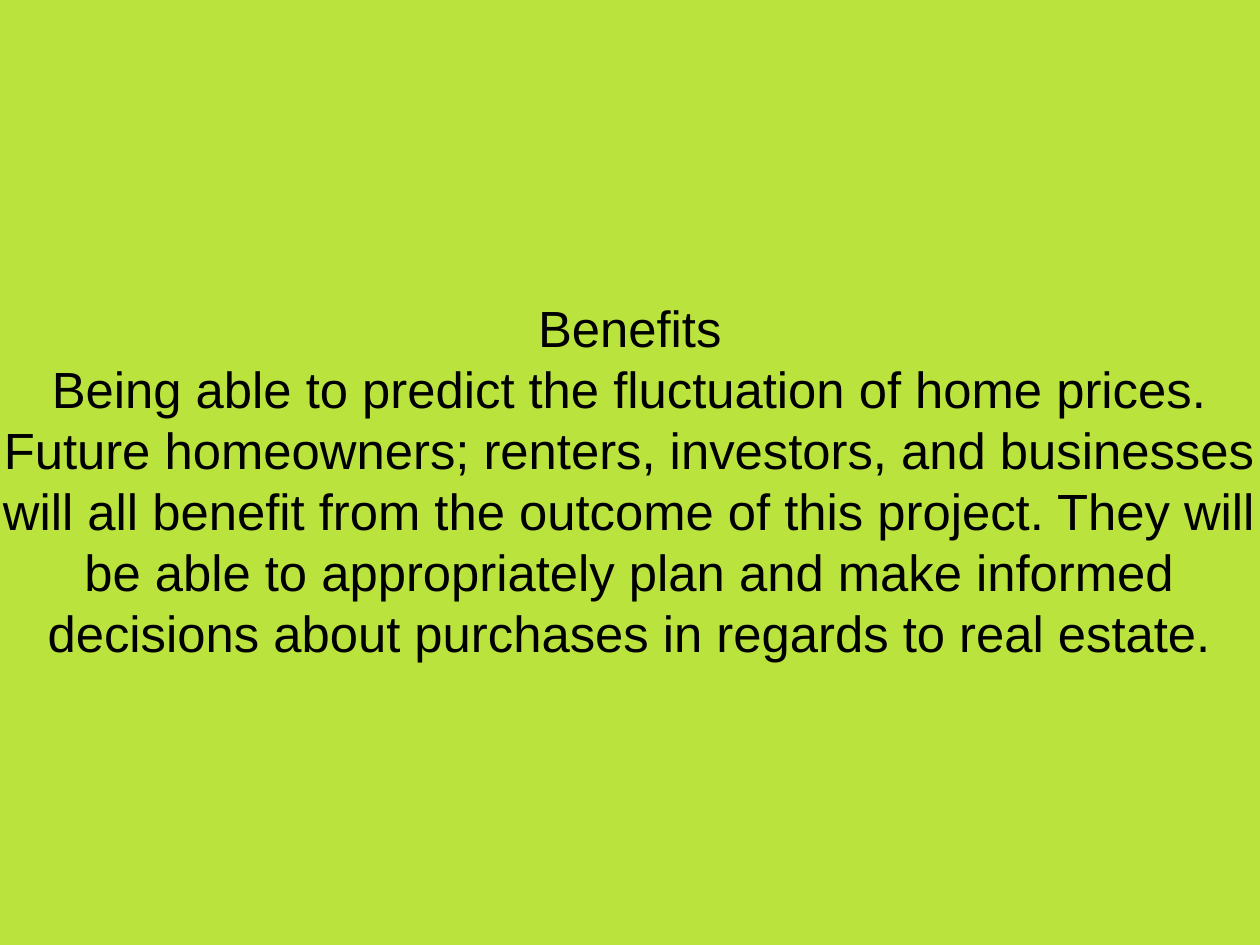
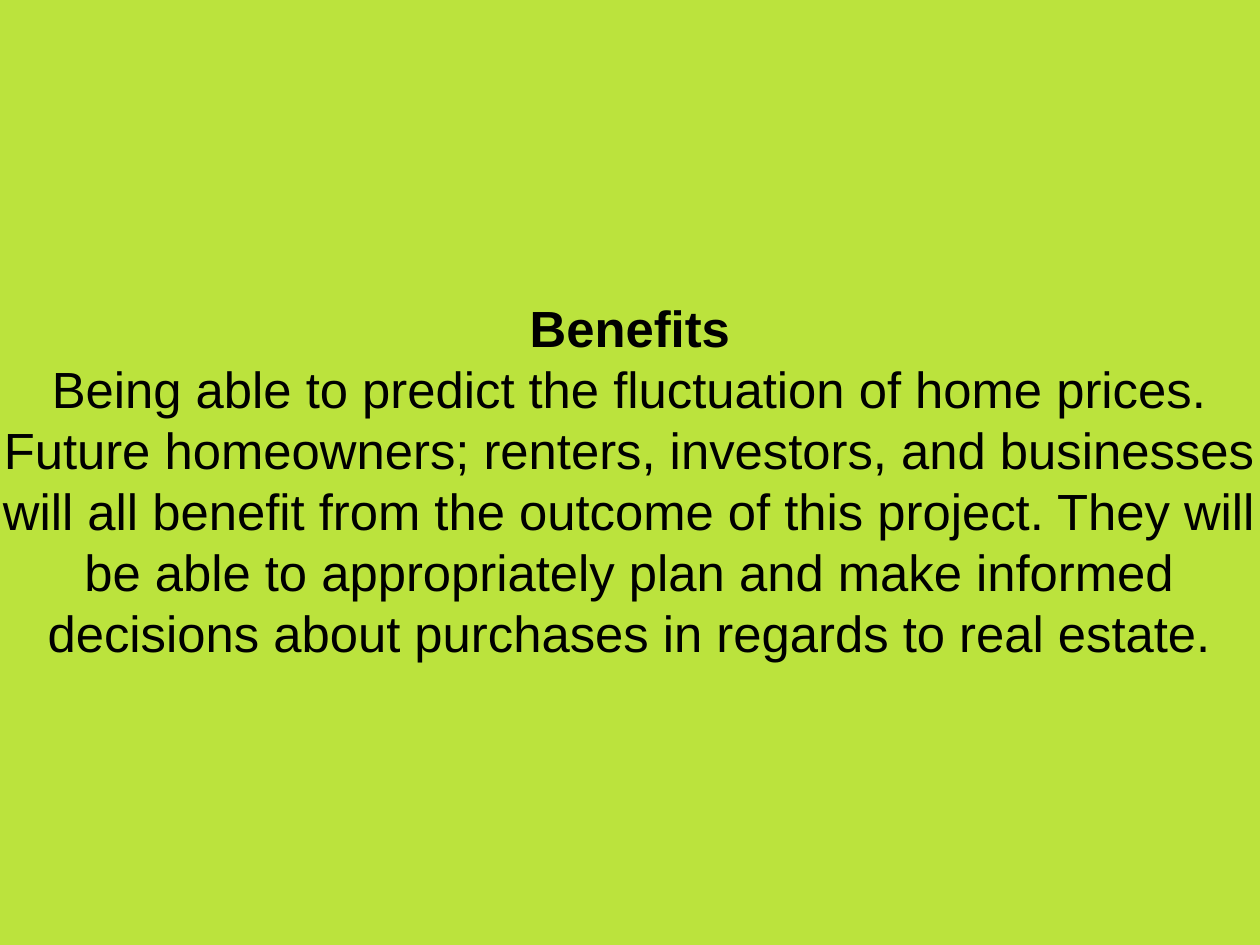
Before and after one commit to Obatsa/kings-county-project, a slide deck: slide 4 of presentation.odp (slide 3 before the commit). Drawn at 1260x945 pixels with LibreOffice and Linux fonts; fonts in the diff are those of the drawing; background and template pictures are left out. Boxes give left, top, right and bottom in pixels: in the first picture for what was removed or moved away, otherwise in the second. Text is boxed around its words. In the diff, an @@ line names an element or a change of style, - is before the commit and + after.

```diff
--- a/presentation.odp
+++ b/presentation.odp
@@ subtitle at (530, 310, 730, 348): bold on in "Benefits" @@
```
Also in this commit, not shown: 8 slides added, 2 other files.
